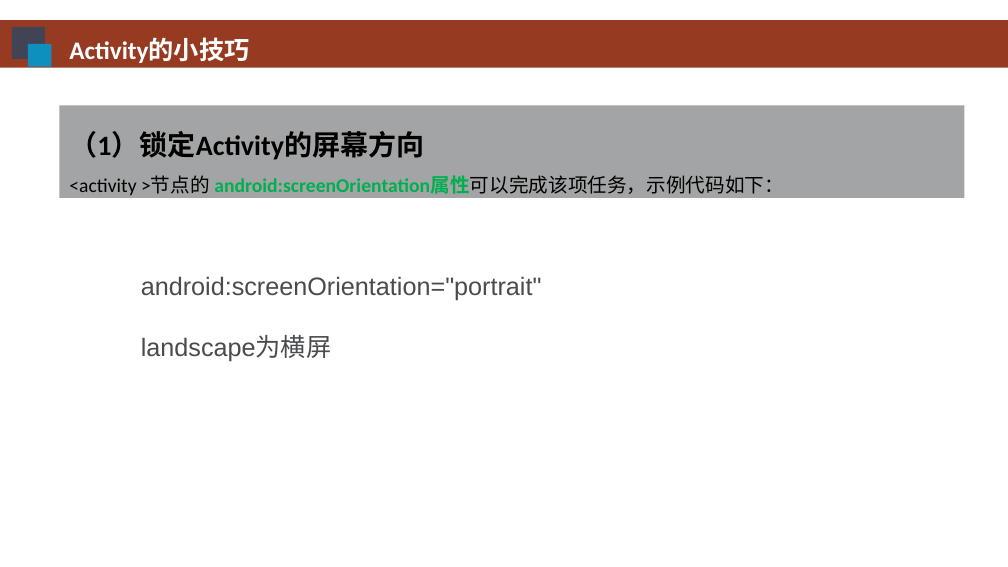
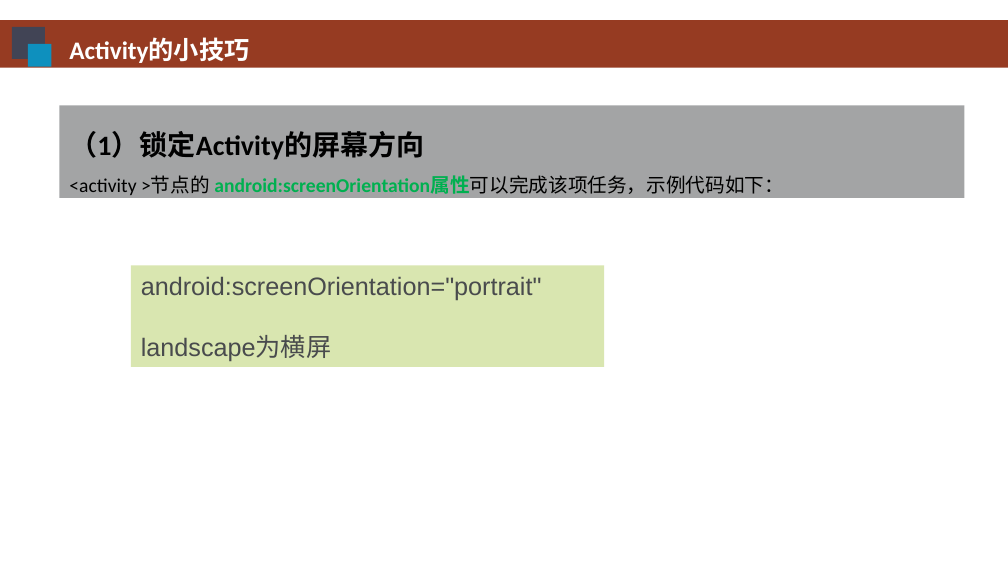
Before and after one commit to HBU/Android-PPT, a slide deck: slide 27 of 04.0 -- 活动-意图-- 第04章.pptx (slide 25 before the commit). Drawn at 1008x567 pixels with LibreOffice and Linux fonts; fonts in the diff are those of the drawing; background and template pictures are left out. Boxes give left, top, right and bottom in pixels: in the first picture for what was removed or moved away, otherwise in the second. Text is boxed around its words. In the diff, an @@ line names an element or a change of style, - is before the commit and + after.

```diff
--- a/04.0 -- 活动-意图-- 第04章.pptx
+++ b/04.0 -- 活动-意图-- 第04章.pptx
@@ rectangle "android:screenOrientation="portrait"": place and size @@
-rectangle "android:screenOrientation="portrait"" at [141, 276, 542, 361]
+rectangle "android:screenOrientation="portrait"" at [131, 265, 605, 367]
@@ rectangle "android:screenOrientation="portrait"" at [131, 265, 605, 367]: fill none to #D9E6B0 @@
```
Also in this commit, not shown: 4 other slides changed, 2 slides added.
